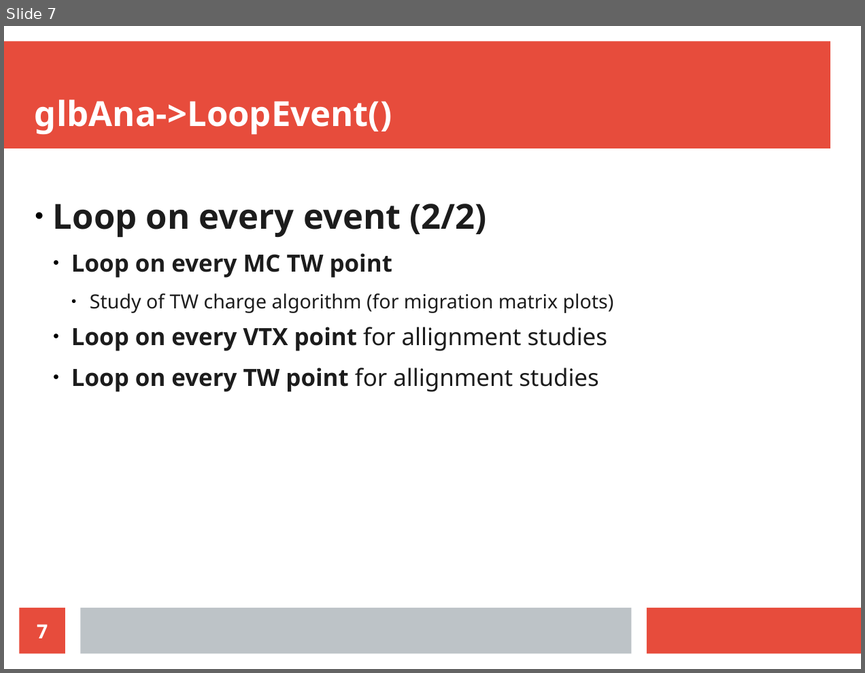
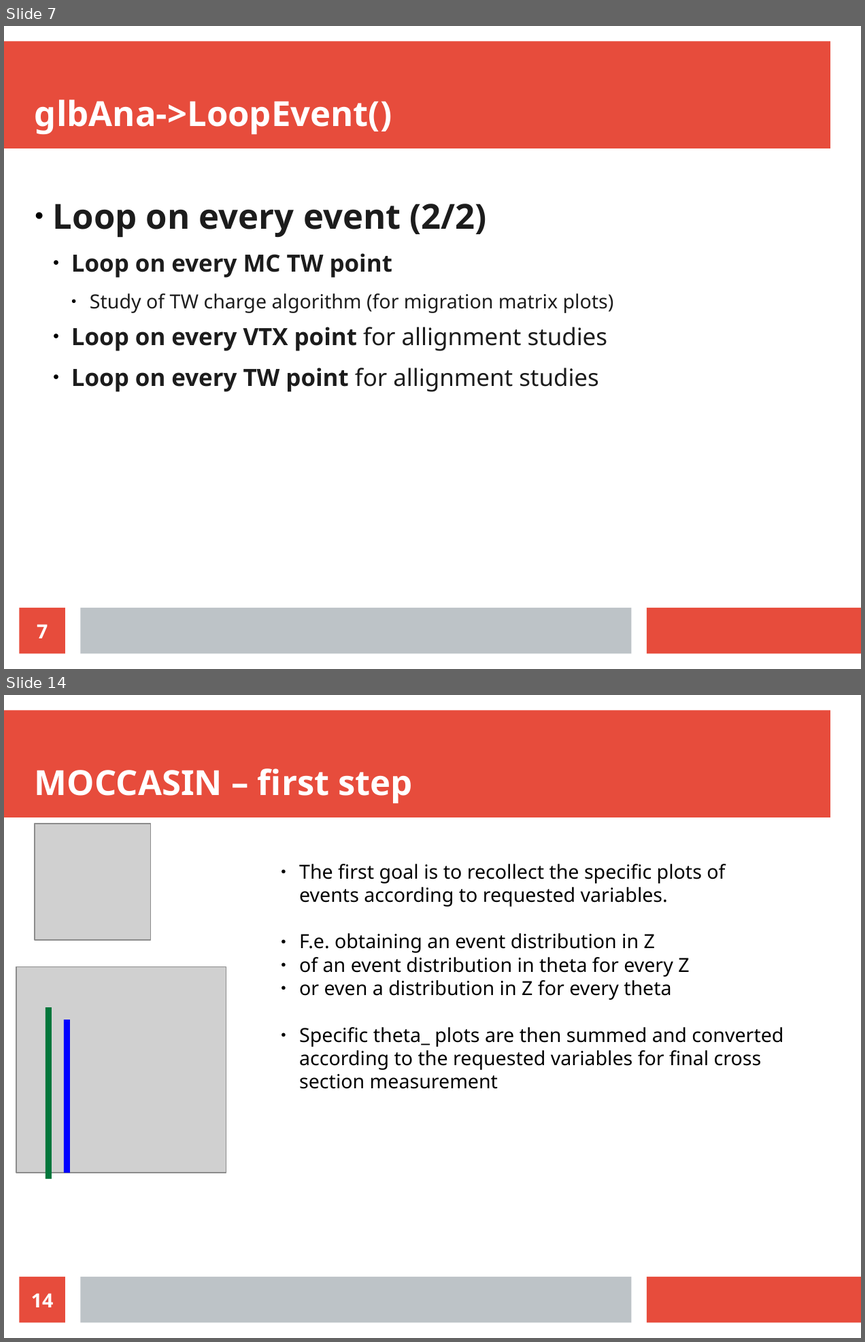
Before and after one commit to giacomoubaldi/FootPresentations, a slide deck: presentazioni/11-15 spiegazione classi/globalrecoana.odp. Shown one above the other, each under a label of ours: slide 7 before the commit, slides 7 and 14 after it; the slides between them are not shown. The pictures are 865x673 and 865x1342 pixels, drawn with LibreOffice and Linux fonts; fonts in the diff are those of the drawing; grey boxes stand for pictures. Boxes give left, top, right and bottom in pixels: in the first picture for what was removed or moved away, otherwise in the second. Text is boxed around its words. In the diff, an @@ line names an element or a change of style, - is before the commit and + after.

```diff
--- a/presentazioni/11-15 spiegazione classi/globalrecoana.odp
+++ b/presentazioni/11-15 spiegazione classi/globalrecoana.odp
@@ slide 14 added at [4, 695, 861, 1338], background #FFFFFF; not listed: 3 template elements that a slide beside it also shows @@
@@ title added at [35, 768, 413, 803], 32 pt, text #FFFFFF, bold @@
+MOCCASIN – first step
@@ picture added at [35, 824, 151, 940] @@
@@ text added at [299, 864, 783, 1089], 18 pt, text #000000 @@
+● The first goal is to recollect the specific plots of events according to requested variables.
+● F.e. obtaining an event distribution in Z
+● of an event distribution in theta for every Z
+● or even a distribution in Z for every theta
+● Specific theta_ plots are then summed and converted according to the requested variables for final cross section measurement
@@ picture added at [16, 967, 226, 1173] @@
@@ line added from (48, 1008) to (48, 1178), #00763B 5.67 pt @@
@@ line added from (67, 1019) to (67, 1172), #0000FF 5.67 pt @@
@@ page number added at [20, 1276, 65, 1323], fill #E74C3C, 18 pt, text #FFFFFF, bold @@
+14
```
Also in this commit, not shown: 2 slides changed, 5 other slides added.
